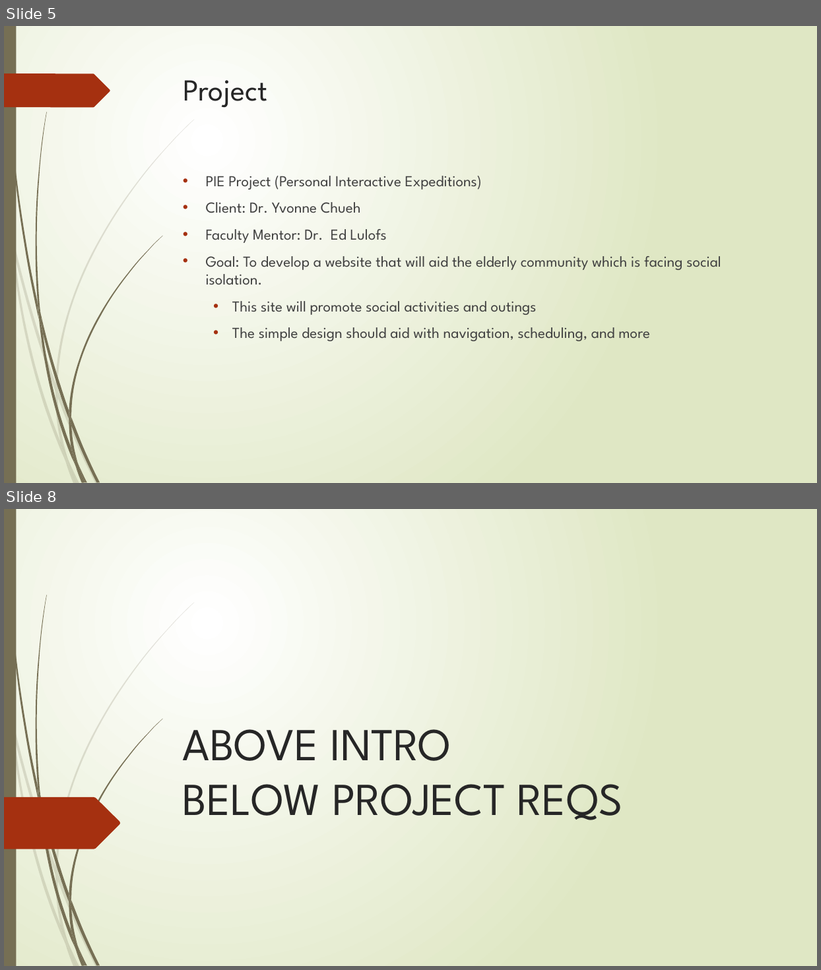
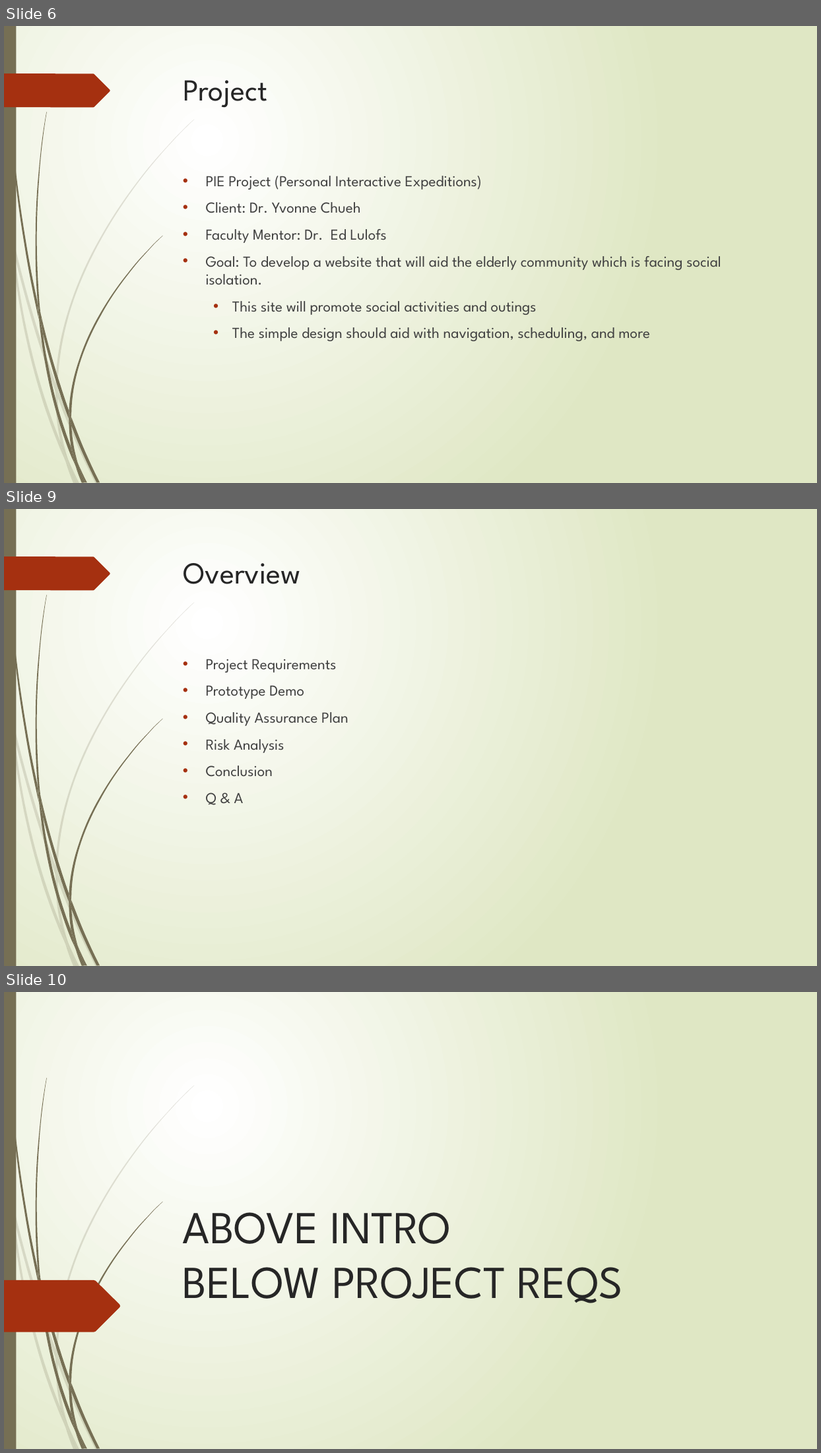
Before and after one commit to cs480GroupCAKE/PIEWebsite, a slide deck: Presentation/12.8.15 Presentation (Revised).pptx. Shown one above the other, each under a label of ours: slides 5 and 8 before the commit, slides 6, 9 and 10 after it; the slides between them are not shown. The pictures are 821x970 and 821x1453 pixels, drawn with LibreOffice and Linux fonts; fonts in the diff are those of the drawing. Boxes give left, top, right and bottom in pixels: in the first picture for what was removed or moved away, otherwise in the second. Text is boxed around its words. In the diff, an @@ line names an element or a change of style, - is before the commit and + after.

```diff
--- a/Presentation/12.8.15 Presentation (Revised).pptx
+++ b/Presentation/12.8.15 Presentation (Revised).pptx
@@ slide 9 added at box(4, 509, 817, 966), background gradient #FFFFFF to #DFE8C4; not listed: 24 template elements that a slide beside it also shows @@
@@ title added at box(183, 563, 301, 584), 36 pt, text #262626 @@
+Overview
@@ text added at box(206, 659, 349, 805), 18 pt, text #404040 @@
+• Project Requirements
+• Prototype Demo
+• Quality Assurance Plan
+• Risk Analysis
+• Conclusion
+• Q & A
@@ what was slide 5 is now slide 6 @@
@@ what was slide 8 is now slide 10 @@
```
Also in this commit, not shown: 4 slides changed, 3 other slides added, 2 slides removed, 1 other file.
